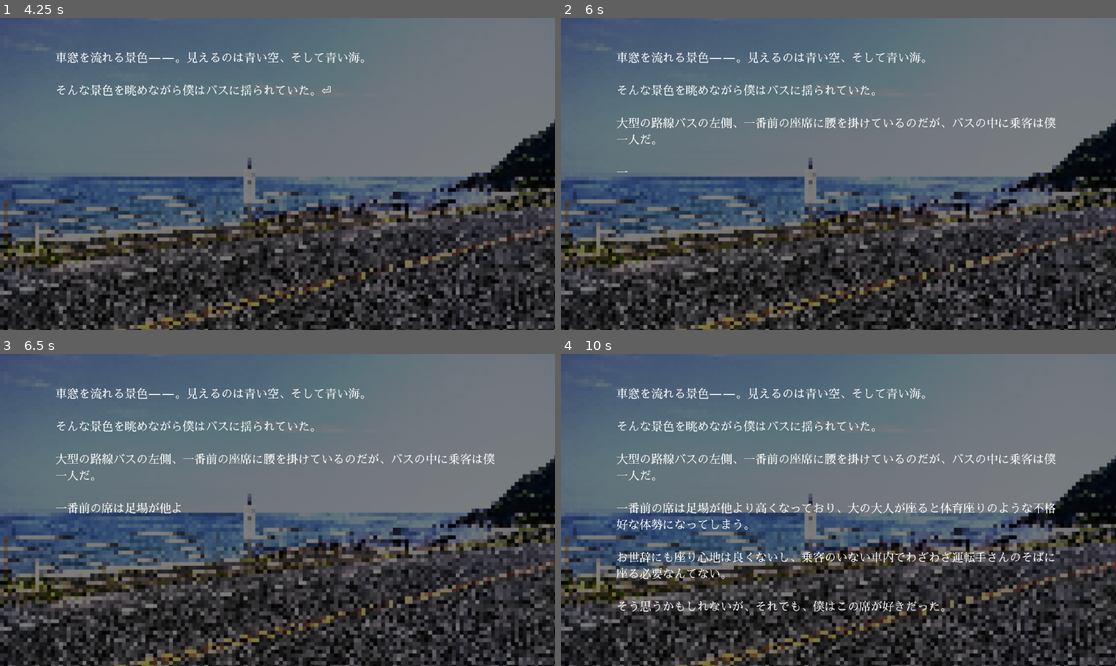
Above: before the commit, frames 1-4 (two rows, left to right).
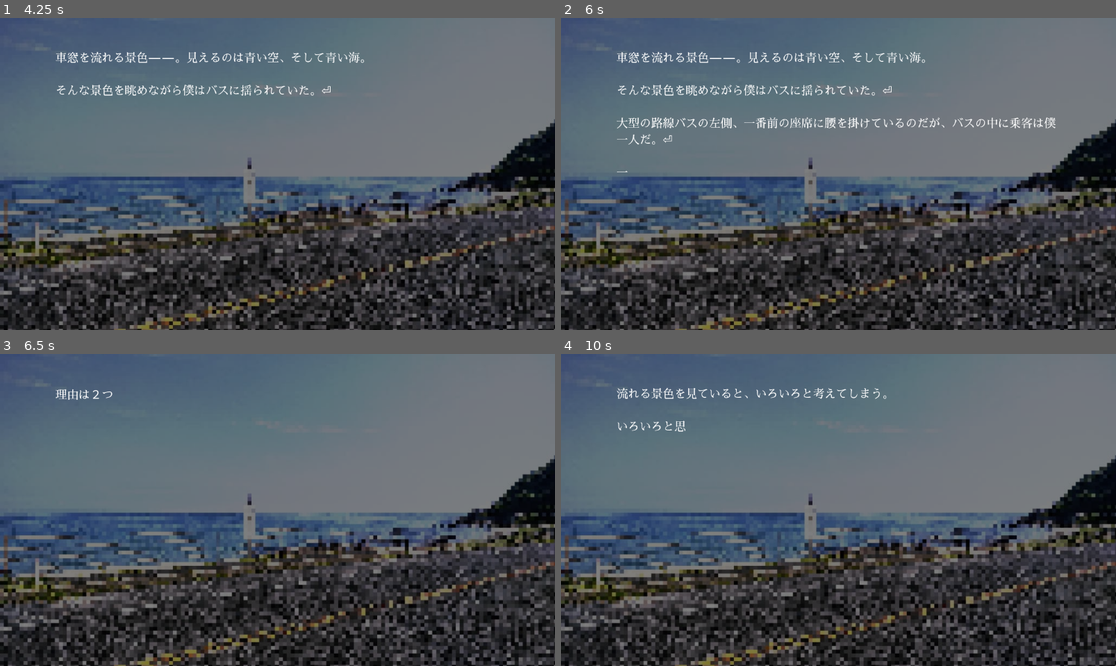
Above: after the commit, the same moments.

Repository: azukigame-s/kiminokoe
Game: Godot game, scene res://scenes/title_scene.tscn
Same seed, same stepped clock (60 frames per second), same inputs: the game is played once before the commit and once after it.
Inputs (mouse positions are in pixels of both pictures, inside the frame that each line leads up to):
- Up to frame 1 (4.25 s): tap Enter at 0.5, 0.6 s; move the mouse to (399, 158) at 0.52 s; hold D 0.53-1.25 s; click (399, 158) at 0.67 s; tap Space at 0.77, 2.27, 2.75, 3.77 s; click "ゲームを始める" at 1.25 s; move the mouse to (166, 189) at 2.02 s; hold Down 2.03-2.78 s; tap B at 2.1 s; click (166, 189) at 2.17 s; move the mouse to (333, 105) at 2.77 s; hold D 2.78-3.53 s; tap C at 2.85 s; click (333, 105) at 2.92 s; move the mouse to (249, 236) at 3.52 s; hold Up from 3.53 s (still down); tap E at 3.6 s; click (249, 236) at 3.67 s
- Up to frame 2 (6 s): tap Enter at 4.25, 4.35 s; move the mouse to (1005, 220) at 4.27 s; release Up at 4.28 s; hold A 4.28-5.78 s; click (1005, 220) at 4.42 s; tap Space at 4.52, 5.27 s; move the mouse to (672, 127) at 5.02 s; tap B at 5.1 s; click (672, 127) at 5.17 s; move the mouse to (866, 174) at 5.77 s; hold Down from 5.78 s (still down); tap C at 5.85 s; click (866, 174) at 5.92 s
- Up to frame 3 (6.5 s): keep holding Down
- Up to frame 4 (10 s): move the mouse to (755, 432) at 6.52 s; release Down at 6.53 s; hold D 6.53-7.28 s; tap E at 6.6, 9.6 s; click (755, 432) at 6.67 s; tap Space at 6.77, 7.52, 8.27, 9.77 s; move the mouse to (960, 494) at 7.27 s; hold Up 7.28-8.03 s; tap Enter at 7.35 s; click (960, 494) at 7.42 s; move the mouse to (727, 525) at 8.02 s; hold D 8.03-8.78 s; tap B at 8.1 s; click (727, 525) at 8.17 s; move the mouse to (894, 441) at 8.77 s; hold Down 8.78-9.53 s; tap C at 8.85 s; click (894, 441) at 8.92 s; move the mouse to (810, 572) at 9.52 s; hold A from 9.53 s (still down); click (810, 572) at 9.67 s

Frame 1 is identical in both runs. In frame 2, less than 0.1% of the frame differs, in the area x 18-60%, y 21-41%; in frame 3, 2.5%; in frame 4, 5.3%, in the area x 10-90%, y 10-83%.

Commit message:
🚧 サブタイトルシーンを作成途中
選択肢が壊れている

Diff:
--- a/scenes/novel_system.tscn
+++ b/scenes/novel_system.tscn
@@ -1,8 +1,9 @@
-[gd_scene load_steps=4 format=3 uid="uid://bl4wlib7utapy"]
+[gd_scene load_steps=5 format=3 uid="uid://bl4wlib7utapy"]
 
 [ext_resource type="Script" uid="uid://brkat7pgvdug3" path="res://scripts/novel_system.gd" id="1_07qo2"]
 [ext_resource type="Script" uid="uid://c6ch5dthq8lig" path="res://scripts/test_scenario.gd" id="2_gu5rf"]
 [ext_resource type="Script" uid="uid://7ei8jqeahdb0" path="res://scripts/choice_system.gd" id="3_u6jom"]
+[ext_resource type="Script" uid="uid://d8kc2hskxfv" path="res://scripts/subtitle_scene.gd" id="4_subtitle"]
 
 [node name="NovelSystem" type="Control"]
 layout_mode = 3
@@ -52,3 +53,32 @@
 offset_right = 40.0
 offset_bottom = 40.0
 script = ExtResource("3_u6jom")
+
+[node name="subtitle_scene" type="Control" parent="."]
+layout_mode = 1
+anchors_preset = 15
+anchor_right = 1.0
+anchor_bottom = 1.0
+grow_horizontal = 2
+grow_vertical = 2
+script = ExtResource("4_subtitle")
+
+[node name="Background" type="ColorRect" parent="subtitle_scene"]
+layout_mode = 1
+anchors_preset = 15
+anchor_right = 1.0
+anchor_bottom = 1.0
+grow_horizontal = 2
+grow_vertical = 2
+color = Color(0, 0, 0, 1)
+
+[node name="SubtitleLabel" type="Label" parent="subtitle_scene"]
+layout_mode = 1
+anchors_preset = 15
+anchor_right = 1.0
+anchor_bottom = 1.0
+grow_horizontal = 2
+grow_vertical = 2
+text = "サブタイトル"
+horizontal_alignment = 1
+vertical_alignment = 1
--- a/scripts/novel_system.gd
+++ b/scripts/novel_system.gd
@@ -5,6 +5,7 @@
 signal text_click_processed
 signal text_completed
 signal choice_selected(choice_id)
+signal subtitle_completed
 
 # ログレベル定義
 enum LogLevel {INFO, DEBUG, ERROR}
@@ -24,6 +25,9 @@
 var show_indicator = false
 var indicator_visible = true
 var indicator_blink_timer = 0.0
+
+# サブタイトル表示状態
+var is_showing_subtitle = false
 
 # 設定値 - ProjectSettingsから取得するように変更
 var text_speed: float
@@ -40,6 +44,7 @@
 @onready var bgm_player = $bgm_player
 @onready var sfx_player = $sfx_player
 @onready var choice_system = $choice_system
+@onready var subtitle_scene = $subtitle_scene if has_node("subtitle_scene") else null
 
 func _ready():
 	log_message("Visual Novel System: Ready function called.", LogLevel.INFO)
@@ -65,6 +70,9 @@
 
 		# 選択肢システムのセットアップ
 		_setup_choice_system()
+
+		# サブタイトルシステムのセットアップ
+		_setup_subtitle_system()
 
 		initialized.emit()
 	else:
@@ -160,6 +168,17 @@
 		log_message("Choice system setup complete and set visible", LogLevel.INFO)
 	else:
 		log_message("ERROR: Choice system is null after setup", LogLevel.ERROR)
+
+# サブタイトルシステムのセットアップ
+func _setup_subtitle_system():
+	if subtitle_scene:
+		subtitle_scene.subtitle_completed.connect(_on_subtitle_completed)
+		# サブタイトルシーンを最前面に配置
+		subtitle_scene.z_index = 100
+		subtitle_scene.visible = true
+		log_message("Subtitle system setup complete", LogLevel.INFO)
+	else:
+		log_message("ERROR: Subtitle scene is null after setup", LogLevel.ERROR)
 
 # 要素をフルスクリーンに設定
 func _setup_fullscreen_element(element):
@@ -436,8 +455,28 @@
 	log_message("Choice made: " + choice_id, LogLevel.INFO)
 	choice_selected.emit(choice_id)
 
+# サブタイトルが完了した時の処理
+func _on_subtitle_completed():
+	log_message("Subtitle completed", LogLevel.INFO)
+	is_showing_subtitle = false
+	subtitle_completed.emit()
+
+# サブタイトル表示
+func show_subtitle(text: String, fade_time: float = 1.0, display_time: float = 2.0, typewriter_speed: float = 0.05):
+	if subtitle_scene:
+		log_message("Showing subtitle: " + text, LogLevel.INFO)
+		is_showing_subtitle = true
+		subtitle_scene.typewriter_speed = typewriter_speed
+		subtitle_scene.show_subtitle(text, fade_time, display_time)
+	else:
+		log_message("ERROR: Subtitle scene is null", LogLevel.ERROR)
+
 # 入力イベント処理
 func _input(event):
+	# サブタイトル表示中は入力を受け付けない
+	if is_showing_subtitle:
+		return
+
 	if event is InputEventMouseButton:
 		if event.button_index == MOUSE_BUTTON_LEFT and event.pressed:
 			complete_text()
--- /dev/null
+++ b/scripts/subtitle_scene.gd
@@ -0,0 +1,94 @@
+# SubtitleScene.gd
+extends Control
+
+signal subtitle_completed
+
+var subtitle_text = ""
+var fade_duration = 1.0
+var display_duration = 2.0
+var typewriter_speed = 0.05  # 文字表示速度（秒）
+
+@onready var background = $Background
+@onready var subtitle_label = $SubtitleLabel
+
+func _ready():
+	# フルスクリーン設定
+	anchor_left = 0.0
+	anchor_top = 0.0
+	anchor_right = 1.0
+	anchor_bottom = 1.0
+
+	# 背景を真っ黒に設定（即座に表示）
+	if background:
+		background.color = Color.BLACK
+		background.modulate = Color.WHITE
+
+	# サブタイトルラベルの設定
+	if subtitle_label:
+		subtitle_label.text = ""
+		subtitle_label.add_theme_color_override("font_color", Color.WHITE)
+		subtitle_label.add_theme_font_size_override("font_size", 48)
+		subtitle_label.horizontal_alignment = HORIZONTAL_ALIGNMENT_CENTER
+		subtitle_label.vertical_alignment = VERTICAL_ALIGNMENT_CENTER
+		subtitle_label.anchor_left = 0.1
+		subtitle_label.anchor_top = 0.1
+		subtitle_label.anchor_right = 0.9
+		subtitle_label.anchor_bottom = 0.9
+
+		# 他の文章と同じフォントを使用
+		var custom_theme = load("res://themes/novel_theme.tres")
+		if custom_theme:
+			subtitle_label.theme = custom_theme
+
+	# 最初は非表示
+	modulate = Color.TRANSPARENT
+
+func show_subtitle(text: String, fade_time: float = 1.0, display_time: float = 2.0):
+	subtitle_text = text
+	fade_duration = fade_time
+	display_duration = display_time
+
+	if subtitle_label:
+		subtitle_label.text = ""
+
+	# 背景は即座に表示
+	if background:
+		background.modulate = Color.WHITE
+
+	# サブタイトルシーン自体をフェードイン
+	var tween = create_tween()
+	tween.tween_property(self, "modulate", Color.WHITE, fade_duration)
+	await tween.finished
+
+	# タイプライター効果で文字を左から順に表示
+	await _typewriter_effect(subtitle_text)
+
+	# 表示時間待機
+	await get_tree().create_timer(display_duration).timeout
+
+	# フェードアウト
+	tween = create_tween()
+	tween.tween_property(self, "modulate", Color.TRANSPARENT, fade_duration)
+	await tween.finished
+
+	subtitle_completed.emit()
+
+# タイプライター効果
+func _typewriter_effect(text: String):
+	if not subtitle_label:
+		return
+
+	var displayed_text = ""
+	for i in range(text.length()):
+		displayed_text += text[i]
+		subtitle_label.text = displayed_text
+		await get_tree().create_timer(typewriter_speed).timeout
+
+func _input(event):
+	if event is InputEventMouseButton:
+		if event.button_index == MOUSE_BUTTON_LEFT and event.pressed:
+			# クリックで即座に完了
+			var tween = create_tween()
+			tween.tween_property(self, "modulate", Color.TRANSPARENT, 0.3)
+			await tween.finished
+			subtitle_completed.emit()
--- a/scripts/test_scenario.gd
+++ b/scripts/test_scenario.gd
@@ -135,6 +135,13 @@
 		"go_next": true
 	},
 	{
+		"type": "subtitle",
+		"text": "10月10日",
+		"fade_time": 0.5,
+		"display_time": 2.0,
+		"typewriter_speed": 0.1
+	},
+	{
 		"type": "dialogue",
 		"text": "そんなやり取りをしているうちにバスはスピードを落とし、バス停に着く。",
 		"new_page": true
@@ -207,6 +214,13 @@
 		"type": "dialogue",
 		"text": "「…………す……ぐ……？」",
 		"go_next": true
+	},
+	{
+		"type": "subtitle",
+		"text": "10月10日",
+		"fade_time": 0.5,
+		"display_time": 3.0,
+		"typewriter_speed": 0.15
 	},
 	{
 		"type": "dialogue",
@@ -357,6 +371,7 @@
 var current_index = 0
 var waiting_for_click = false
 var last_choice_index = -1  # 最後に表示した選択肢のインデックスを記録
+var waiting_for_subtitle = false  # サブタイトル表示待ちフラグ
 
 # 現在のシナリオインデックスをフォローする辞書
 var index_map = {}
@@ -373,6 +388,7 @@
 		novel_system.text_click_processed.connect(_on_click_processed)
 		novel_system.text_completed.connect(_on_text_completed)
 		novel_system.choice_selected.connect(_on_choice_selected)
+		novel_system.subtitle_completed.connect(_on_subtitle_completed)
 		log_message("Signals connected", LogLevel.DEBUG)
 	else:
 		log_message("Error: Novel system not found", LogLevel.ERROR)
@@ -459,6 +475,15 @@
 		"sfx":
 			novel_system.play_sfx(command.path)
 			proceed_to_next()
+		"subtitle":
+			var subtitle_text = command.get("text", "")
+			var fade_time = command.get("fade_time", 1.0)
+			var display_time = command.get("display_time", 2.0)
+			var typewriter_speed = command.get("typewriter_speed", 0.05)
+			log_message("Showing subtitle: " + subtitle_text, LogLevel.INFO)
+			novel_system.show_subtitle(subtitle_text, fade_time, display_time, typewriter_speed)
+			waiting_for_subtitle = true
+			waiting_for_click = true
 		"choice":
 			log_message("Showing choices with " + str(command.choices.size()) + " options", LogLevel.INFO)
 			last_choice_index = current_index  # 選択肢コマンドのインデックスを記録
@@ -483,7 +508,7 @@
 			proceed_to_next()
 
 func proceed_to_next():
-	if waiting_for_click:
+	if waiting_for_click or waiting_for_subtitle:
 		return
 
 	current_index += 1
@@ -509,6 +534,14 @@
 		waiting_for_click = false
 		current_index += 1
 		execute_current_command()
+
+# サブタイトルが完了した時の処理
+func _on_subtitle_completed():
+	log_message("Subtitle completed signal received", LogLevel.DEBUG)
+	waiting_for_subtitle = false
+	waiting_for_click = false
+	current_index += 1
+	execute_current_command()
 
 # ログメッセージの出力（NovelSystemと同様のログ機能）
 func log_message(message, level = LogLevel.INFO):
Not shown, added: scripts/subtitle_scene.gd.uid
